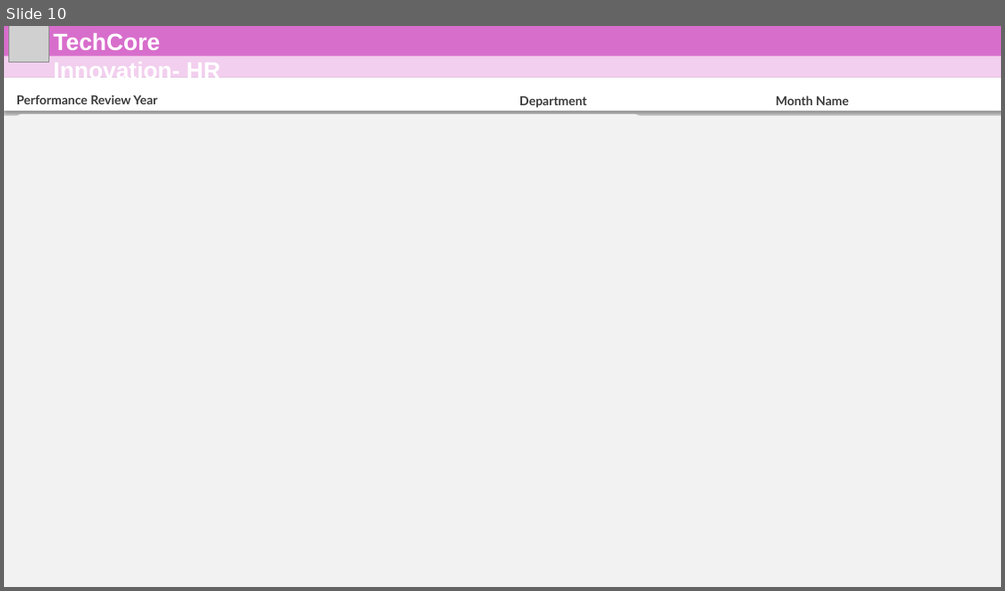
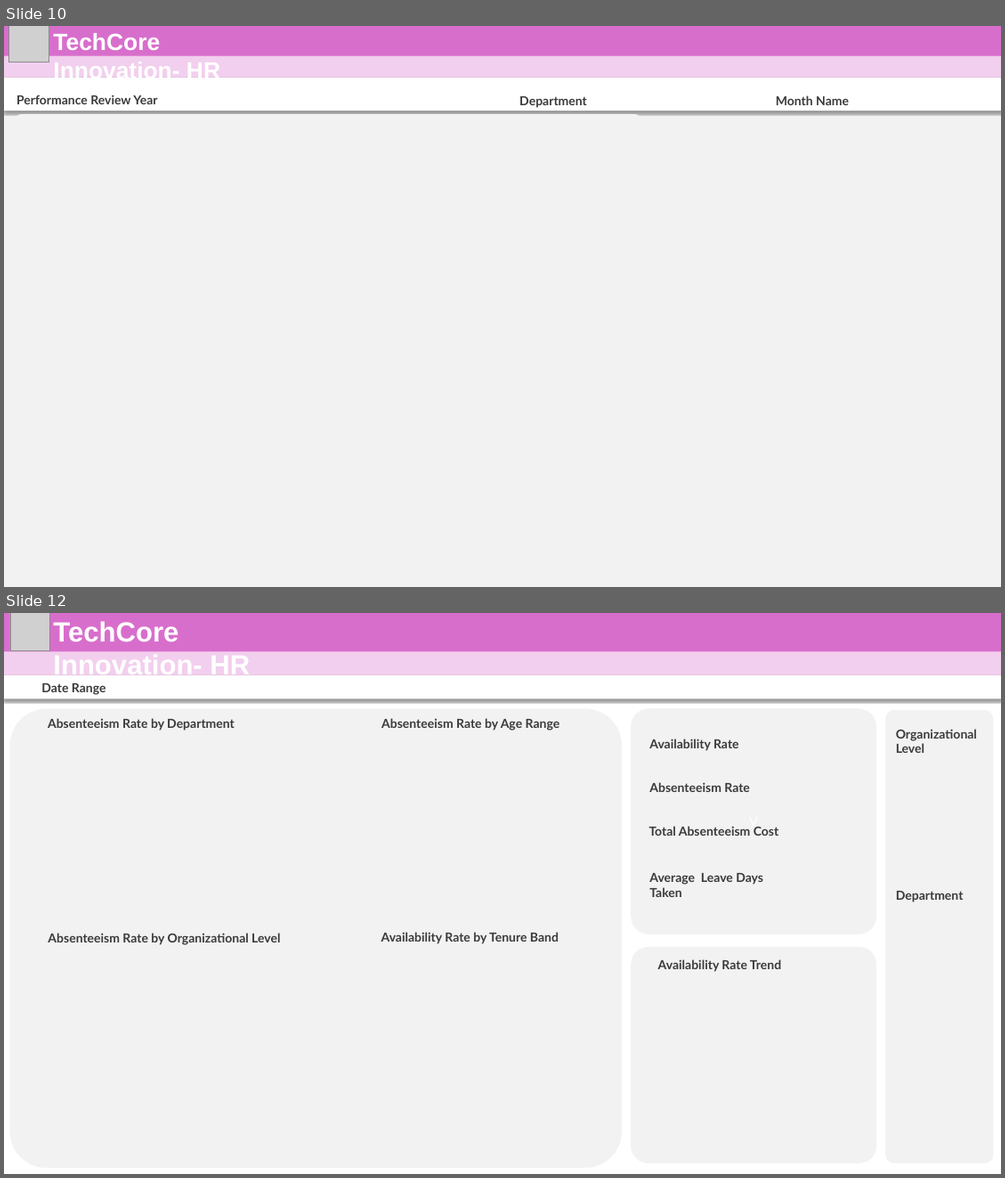
Before and after one commit to mmrnayan/HR-Analysis, a slide deck: New Microsoft PowerPoint Presentation.pptx. Shown one above the other, each under a label of ours: slide 10 before the commit, slides 10 and 12 after it; the slides between them are not shown. The pictures are 1005x591 and 1005x1178 pixels, drawn with LibreOffice and Linux fonts; fonts in the diff are those of the drawing; grey boxes stand for pictures. Boxes give left, top, right and bottom in pixels: in the first picture for what was removed or moved away, otherwise in the second. Text is boxed around its words. In the diff, an @@ line names an element or a change of style, - is before the commit and + after.

Commit message:
Design done
design for leave analysis is done

```diff
--- a/New Microsoft PowerPoint Presentation.pptx
+++ b/New Microsoft PowerPoint Presentation.pptx
@@ slide 12 added at [4, 613, 1001, 1174], background #FFFFFF @@
@@ rectangle added at [4, 613, 1001, 652], fill #D86ECC @@
@@ picture added at [10, 613, 50, 651] @@
@@ text added at [53, 621, 250, 682], 40 pt, text #FFFFFF, bold @@
+TechCore Innovation- HR
@@ rectangle added at [4, 652, 1001, 675], fill #F2CFEE @@
@@ rectangle added at [4, 675, 1001, 698], fill #FFFFFF @@
@@ text added at [41, 683, 106, 695], 18 pt, text #3A3A3A, bold @@
+Date Range
@@ rounded rectangle added at [10, 709, 622, 1167], fill #F2F2F2 @@
@@ text added at [48, 718, 235, 730], 18 pt, text #3A3A3A, bold @@
+Absenteeism Rate by Department
@@ text added at [381, 718, 560, 730], 18 pt, text #3A3A3A, bold @@
+Absenteeism Rate by Age Range
@@ rounded rectangle added at [631, 709, 877, 934], fill #F2F2F2, 18 pt, text #FFFFFF @@
+V
@@ rounded rectangle added at [885, 710, 993, 1163], fill #F2F2F2 @@
@@ text added at [649, 738, 739, 751], 18 pt, text #3A3A3A, bold @@
+Availability Rate
@@ text added at [896, 729, 977, 753], 18 pt, text #3A3A3A, bold @@
+Organizational Level
@@ text added at [649, 782, 750, 792], 18 pt, text #3A3A3A, bold @@
+Absenteeism Rate
@@ text added at [649, 826, 778, 835], 18 pt, text #3A3A3A, bold @@
+Total Absenteeism Cost
@@ text added at [649, 873, 763, 897], 18 pt, text #3A3A3A, bold @@
+Average Leave Days Taken
@@ text added at [896, 891, 963, 902], 18 pt, text #3A3A3A, bold @@
+Department
@@ text added at [48, 933, 280, 945], 18 pt, text #3A3A3A, bold @@
+Absenteeism Rate by Organizational Level
@@ text added at [381, 932, 558, 944], 18 pt, text #3A3A3A, bold @@
+Availability Rate by Tenure Band
@@ rounded rectangle added at [631, 947, 877, 1163], fill #F2F2F2 @@
@@ text added at [658, 959, 781, 972], 18 pt, text #3A3A3A, bold @@
+Availability Rate Trend
```
Also in this commit, not shown: 2 other slides added, 15 other files.
